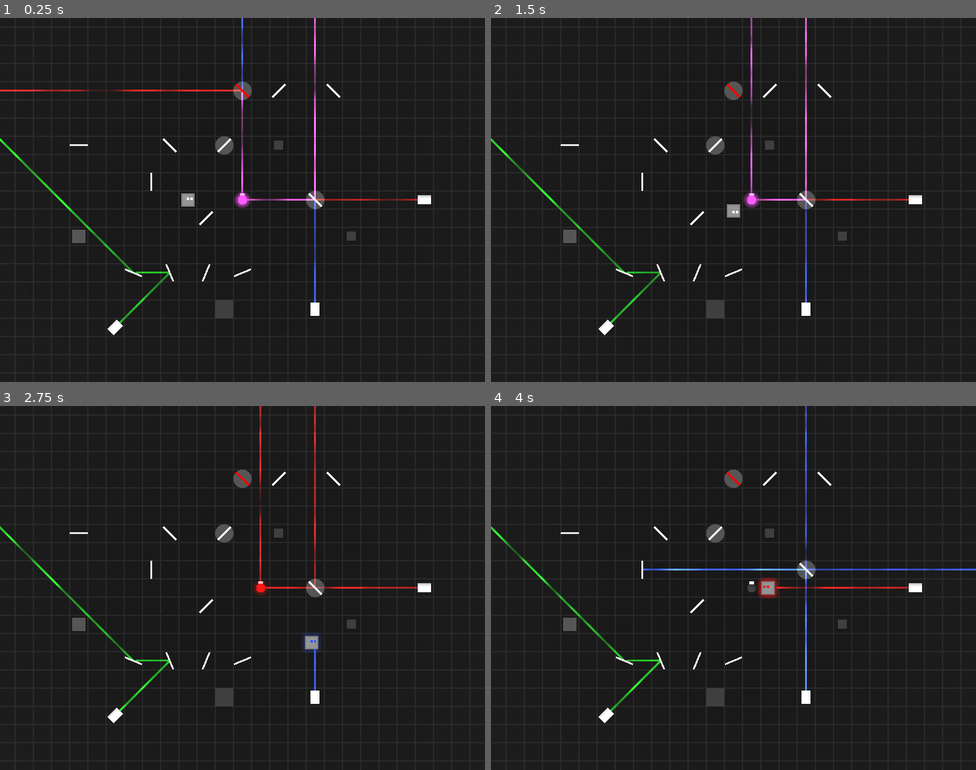
Above: before the commit, frames 1-4 (two rows, left to right).
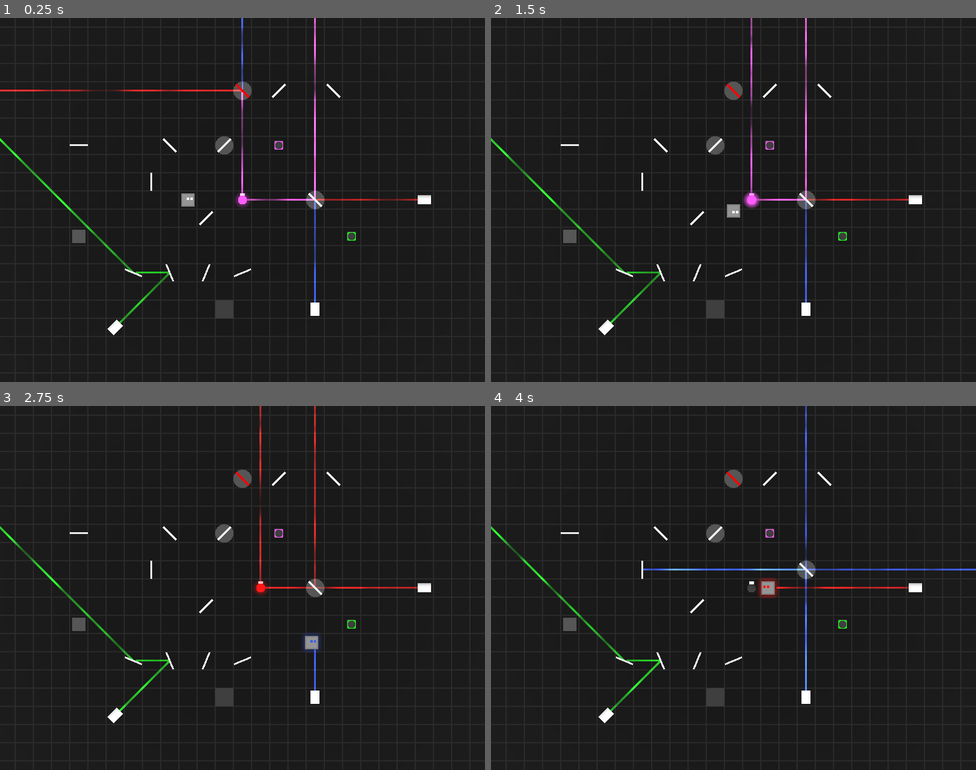
Above: after the commit, the same moments.

Repository: RiverApril/EnergyJam
Game: Godot game, scene res://levels/playground.tscn
The game is run twice, just before and just after one commit, with the same random seed, the same clock (stepped at 60 frames per second) and the same inputs.
Inputs (mouse positions are in pixels of both pictures, inside the frame that each line leads up to):
- Up to frame 1 (0.25 s): no input
- Up to frame 2 (1.5 s): tap Enter at 0.5 s; move the mouse to (840, 181) at 0.52 s; hold D (Right) 0.53-1.28 s; tap Z (Undo) at 0.6, 1.35 s; move the mouse to (636, 218) at 1.27 s; hold S (Down) from 1.28 s (still down)
- Up to frame 3 (2.75 s): move the mouse to (291, 507) at 2.02 s; release S (Down) at 2.03 s; hold D (Right) from 2.03 s (still down); tap Z (Undo) at 2.1 s
- Up to frame 4 (4 s): move the mouse to (709, 660) at 2.77 s; release D (Right) at 2.78 s; hold W (Up) 2.78-3.53 s; tap Z (Undo) at 2.85, 3.6 s; move the mouse to (879, 642) at 3.52 s; hold A (Left) from 3.53 s (still down)

The runs differ from the first frame. In frame 1, less than 0.1% of the frame differs, in the area x 48-74%, y 33-62%; in frame 2, less than 0.1%; in frame 3, less than 0.1%; in frame 4, less than 0.1%.

Commit message:
win checking

Diff:
--- a/levels/level_1.tscn
+++ b/levels/level_1.tscn
@@ -30,5 +30,7 @@
 transform = Transform3D(1, 0, 0, 0, 1, 0, 0, 0, 1, 2, 0, 0)
 
 [node name="Glow Block" parent="." instance=ExtResource("7_a3jam")]
-transform = Transform3D(1, 0, 0, 0, 1, 0, 0, 0, 1, -7, 0, 2)
+transform = Transform3D(1, 0, 0, 0, 1, 0, 0, 0, 1, -6, 0, 2)
 script = null
+metadata/objective_red = true
+metadata/objective_green = false
--- a/levels/playground.tscn
+++ b/levels/playground.tscn
@@ -76,6 +76,9 @@
 
 [node name="Transmit Glow Block" parent="." instance=ExtResource("15_e2xa4")]
 transform = Transform3D(1, 0, 0, 0, 1, 0, 0, 0, 1, 2, 0, -3)
+metadata/objective_red = true
+metadata/objective_green = false
+metadata/objective_blue = true
 
 [node name="Combiner" parent="." instance=ExtResource("10_wea26")]
 metadata/test = Color(0.803287, 0.340827, 1, 1)
--- a/materials/glow.gdshader
+++ b/materials/glow.gdshader
@@ -3,6 +3,7 @@
 uniform vec3 albedo_color : source_color;
 uniform float pulse_speed = 1.0;
 uniform float distance_power = 2; // 2=circle, bigger=more square, infinity=perfect square
+uniform float inner_cut_radius = 0;
 uniform float solid_radius = 0.25;
 uniform float fade_raidus = 0.5;
 uniform float glow_min = 0.5;
@@ -19,9 +20,11 @@
 
 void fragment() {
 	ALBEDO = albedo_color;
-	float fade = (sin(pulse_speed*TIME)+1.0)/2.0+glow_min;
+	float fade = (-cos(pulse_speed*TIME)+1.0)/2.0+glow_min;
 	float dist = distance_func(varying_vertex.x, varying_vertex.z);
-	ALPHA = dist < solid_radius ? 1.0 : fade * (1.0 - dist/fade_raidus);
+	ALPHA = (dist < inner_cut_radius) ? 0.0
+		: ((dist < solid_radius) ? 1.0
+		: fade * (1.0 - dist/fade_raidus));
 }
 
 //void light() {
--- a/materials/glow_circle_material.tres
+++ b/materials/glow_circle_material.tres
@@ -8,6 +8,7 @@
 shader_parameter/albedo_color = Color(0, 0, 1, 1)
 shader_parameter/pulse_speed = 2.0
 shader_parameter/distance_power = 2.0
+shader_parameter/inner_cut_radius = 0.0
 shader_parameter/solid_radius = 0.25
 shader_parameter/fade_raidus = 0.5
 shader_parameter/glow_min = 0.5
--- /dev/null
+++ b/materials/glow_objective_material.tres
@@ -0,0 +1,14 @@
+[gd_resource type="ShaderMaterial" load_steps=2 format=3 uid="uid://w0yc8rfemfgc"]
+
+[ext_resource type="Shader" path="res://materials/glow.gdshader" id="1_aswbr"]
+
+[resource]
+render_priority = 0
+shader = ExtResource("1_aswbr")
+shader_parameter/albedo_color = Color(0, 1, 0, 1)
+shader_parameter/pulse_speed = 0.0
+shader_parameter/distance_power = 4.0
+shader_parameter/inner_cut_radius = 0.188
+shader_parameter/solid_radius = 0.25
+shader_parameter/fade_raidus = 0.0
+shader_parameter/glow_min = 0.0
--- a/materials/glow_squircle_material.tres
+++ b/materials/glow_squircle_material.tres
@@ -8,6 +8,7 @@
 shader_parameter/albedo_color = Color(0, 1, 0, 1)
 shader_parameter/pulse_speed = 2.0
 shader_parameter/distance_power = 4.0
+shader_parameter/inner_cut_radius = 0.0
 shader_parameter/solid_radius = 0.25
 shader_parameter/fade_raidus = 0.5
 shader_parameter/glow_min = 0.5
--- a/materials/player_glow_material.tres
+++ b/materials/player_glow_material.tres
@@ -8,6 +8,7 @@
 shader_parameter/albedo_color = Color(0, 1, 0, 1)
 shader_parameter/pulse_speed = 2.0
 shader_parameter/distance_power = 4.0
+shader_parameter/inner_cut_radius = 0.0
 shader_parameter/solid_radius = 0.375
 shader_parameter/fade_raidus = 0.625
 shader_parameter/glow_min = 0.5
--- a/objects/glow_block.tscn
+++ b/objects/glow_block.tscn
@@ -1,7 +1,8 @@
-[gd_scene load_steps=8 format=3 uid="uid://bnnuj7j4mqu3n"]
+[gd_scene load_steps=10 format=3 uid="uid://bnnuj7j4mqu3n"]
 
 [ext_resource type="Material" uid="uid://bcpx048io8c4u" path="res://materials/off_material.tres" id="2_15nlk"]
 [ext_resource type="Script" path="res://scripts/glow.gd" id="2_iokxy"]
+[ext_resource type="Material" uid="uid://w0yc8rfemfgc" path="res://materials/glow_objective_material.tres" id="3_1c0fs"]
 [ext_resource type="Material" uid="uid://rq3xekywog2m" path="res://materials/glow_squircle_material.tres" id="3_43ibw"]
 [ext_resource type="Script" path="res://scripts/movable.gd" id="4_agwwu"]
 
@@ -16,9 +17,16 @@
 material = ExtResource("3_43ibw")
 size = Vector3(1.5, 1.5, 1.5)
 
+[sub_resource type="BoxMesh" id="BoxMesh_sdq0u"]
+material = ExtResource("3_1c0fs")
+size = Vector3(1.5, 1.5, 1.5)
+
 [node name="Glow Block" type="StaticBody3D"]
 collision_layer = 3
 script = ExtResource("4_agwwu")
+metadata/objective_red = false
+metadata/objective_green = true
+metadata/objective_blue = false
 
 [node name="CollisionShape3D" type="CollisionShape3D" parent="."]
 shape = SubResource("BoxShape3D_prb83")
@@ -29,7 +37,12 @@
 [node name="GlowMesh" type="MeshInstance3D" parent="."]
 mesh = SubResource("BoxMesh_3ixml")
 
-[node name="Glow" type="Node" parent="." node_paths=PackedStringArray("base_mesh_instance", "glow_mesh_instance")]
+[node name="ObjectiveMesh" type="MeshInstance3D" parent="."]
+transform = Transform3D(1, 0, 0, 0, 1, 0, 0, 0, 1, 0, 0.5, 0)
+mesh = SubResource("BoxMesh_sdq0u")
+
+[node name="Glow" type="Node" parent="." node_paths=PackedStringArray("base_mesh_instance", "glow_mesh_instance", "objective_mesh_instance")]
 script = ExtResource("2_iokxy")
 base_mesh_instance = NodePath("../MeshInstance3D")
 glow_mesh_instance = NodePath("../GlowMesh")
+objective_mesh_instance = NodePath("../ObjectiveMesh")
--- a/objects/transmit_glow_block.tscn
+++ b/objects/transmit_glow_block.tscn
@@ -1,9 +1,10 @@
-[gd_scene load_steps=9 format=3 uid="uid://c38gfk35326dg"]
+[gd_scene load_steps=11 format=3 uid="uid://c38gfk35326dg"]
 
 [ext_resource type="Script" path="res://scripts/movable.gd" id="1_ksb0o"]
 [ext_resource type="Material" uid="uid://bcpx048io8c4u" path="res://materials/off_material.tres" id="2_01101"]
 [ext_resource type="Material" uid="uid://rq3xekywog2m" path="res://materials/glow_squircle_material.tres" id="3_11jae"]
 [ext_resource type="Script" path="res://scripts/glow.gd" id="3_ws7wy"]
+[ext_resource type="Material" uid="uid://w0yc8rfemfgc" path="res://materials/glow_objective_material.tres" id="4_ugd47"]
 [ext_resource type="Script" path="res://scripts/transmit.gd" id="5_lp1r7"]
 
 [sub_resource type="BoxShape3D" id="BoxShape3D_prb83"]
@@ -17,9 +18,16 @@
 material = ExtResource("3_11jae")
 size = Vector3(1.5, 1.5, 1.5)
 
+[sub_resource type="BoxMesh" id="BoxMesh_kd88f"]
+material = ExtResource("4_ugd47")
+size = Vector3(1.5, 1.5, 1.5)
+
 [node name="Transmit Glow Block" type="StaticBody3D"]
 collision_layer = 3
 script = ExtResource("1_ksb0o")
+metadata/objective_red = false
+metadata/objective_green = true
+metadata/objective_blue = false
 
 [node name="CollisionShape3D" type="CollisionShape3D" parent="."]
 shape = SubResource("BoxShape3D_prb83")
@@ -30,10 +38,15 @@
 [node name="GlowMesh" type="MeshInstance3D" parent="."]
 mesh = SubResource("BoxMesh_1wh4b")
 
-[node name="Glow" type="Node" parent="." node_paths=PackedStringArray("base_mesh_instance", "glow_mesh_instance")]
+[node name="ObjectiveMesh" type="MeshInstance3D" parent="."]
+transform = Transform3D(1, 0, 0, 0, 1, 0, 0, 0, 1, 0, 0.5, 0)
+mesh = SubResource("BoxMesh_kd88f")
+
+[node name="Glow" type="Node" parent="." node_paths=PackedStringArray("base_mesh_instance", "glow_mesh_instance", "objective_mesh_instance")]
 script = ExtResource("3_ws7wy")
 base_mesh_instance = NodePath("../MeshInstance3D")
 glow_mesh_instance = NodePath("../GlowMesh")
+objective_mesh_instance = NodePath("../ObjectiveMesh")
 
 [node name="Transmit" type="Node" parent="."]
 script = ExtResource("5_lp1r7")
--- a/objects/world_nodes.tscn
+++ b/objects/world_nodes.tscn
@@ -1,8 +1,7 @@
-[gd_scene load_steps=9 format=3 uid="uid://buxx8bxc0y6a8"]
+[gd_scene load_steps=8 format=3 uid="uid://buxx8bxc0y6a8"]
 
 [ext_resource type="Texture2D" uid="uid://bqjdlry475jdq" path="res://textures/bg.png" id="1_nlcip"]
-[ext_resource type="Script" path="res://scripts/level_control.gd" id="2_ssoik"]
-[ext_resource type="Resource" uid="uid://dw5wupcbeelw1" path="res://datas/all_levels.tres" id="3_1c1fy"]
+[ext_resource type="Script" path="res://scripts/win_condition.gd" id="4_h5x6f"]
 
 [sub_resource type="ProceduralSkyMaterial" id="ProceduralSkyMaterial_jq2it"]
 sky_top_color = Color(0.655778, 0.765712, 1, 1)
@@ -45,8 +44,5 @@
 mesh = SubResource("PlaneMesh_ce01x")
 skeleton = NodePath("../..")
 
-[node name="LevelControl" type="Node" parent="."]
-script = ExtResource("2_ssoik")
-all_levels = ExtResource("3_1c1fy")
-
 [node name="WinCondition" type="Node" parent="."]
+script = ExtResource("4_h5x6f")
--- a/project.godot
+++ b/project.godot
@@ -17,9 +17,10 @@
 
 [autoload]
 
-EventBus="*res://scripts/event_bus.gd"
-Globals="*res://scripts/globals.gd"
-HistoryBuffer="*res://scripts/history_buffer.gd"
+Globals="*res://scripts/singletons/globals.gd"
+EventBus="*res://scripts/singletons/event_bus.gd"
+HistoryBuffer="*res://scripts/singletons/history_buffer.gd"
+LevelControl="*res://scripts/singletons/level_control.gd"
 
 [display]
 
--- a/scripts/glow.gd
+++ b/scripts/glow.gd
@@ -4,9 +4,12 @@
 
 @export var base_mesh_instance: MeshInstance3D
 @export var glow_mesh_instance: MeshInstance3D
+@export var objective_mesh_instance: MeshInstance3D
 
 var colored_glow_material: ShaderMaterial
 var current_RGB: int = 0
+var objective_RGB: int = 0
+var has_objective: bool = false
 
 const TURN_OFF_TIME = 0.01
 var timer = 0.0
@@ -15,12 +18,25 @@
 
 func _ready():
 	EventBus.something_moved_signal.connect(on_something_moved_signal)
-	print(get_parent().name)
-	print(glow_mesh_instance)
+	# print(get_parent().name)
+	# print(glow_mesh_instance)
 	colored_glow_material = glow_mesh_instance.get_active_material(0).duplicate()
 	glow_mesh_instance.material_override = colored_glow_material
 	glow_mesh_instance.visible = false
 	base_mesh_instance.visible = true
+
+	var parent = get_parent()
+	objective_RGB = (0b100 if parent.get_meta("objective_red", false) else 0)\
+		| (0b010 if parent.get_meta("objective_green", false) else 0)\
+		| (0b001 if parent.get_meta("objective_blue", false) else 0)
+
+	has_objective = parent.has_meta("objective_red") or parent.has_meta("objective_green") or parent.has_meta("objective_blue");
+
+	if has_objective:
+		var colored_objective_material = objective_mesh_instance.get_active_material(0).duplicate()
+		objective_mesh_instance.material_override = colored_objective_material
+		colored_objective_material.set_shader_parameter("albedo_color", Globals.laser_display_colors[objective_RGB])
+
 
 	if has_node("Emitter"):
 		emitter_child = get_node("Emitter")
@@ -54,3 +70,6 @@
 		# print(current_RGB)
 		emitter_child.beam_rgb = current_RGB
 		emitter_child.needs_update = true
+
+func is_objective_met():
+	return current_RGB == objective_RGB
--- a/scripts/level_control.gd
+++ b/scripts/singletons/level_control.gd
@@ -1,6 +1,9 @@
 extends Node
 
-@export var all_levels: AllLevels
+var all_levels: AllLevels
+
+func _ready():
+	all_levels = load("res://datas/all_levels.tres")
 
 func _input(event):
 
--- /dev/null
+++ b/scripts/win_condition.gd
@@ -0,0 +1,56 @@
+extends Node
+
+var all_glows: Array
+
+var win_check_timer: float = 0.0
+const WIN_CHECK_DELAY: float = 0.1
+
+func _ready() -> void:
+	EventBus.something_moved_signal.connect(on_something_moved_signal)
+
+	all_glows = Array()
+	var root = find_root(self)
+	find_all_glows(root, all_glows)
+
+func _process(delta: float):
+	if win_check_timer > 0.0:
+		win_check_timer -= delta
+	elif win_check_timer < 0.0:
+		win_check_timer = 0.0
+		check_win()
+
+func find_all_glows(node: Node, nodes: Array):
+	# print(node.name)
+	if node is Glow:
+		nodes.push_back(node)
+	for child in node.get_children():
+		find_all_glows(child, nodes)
+
+func find_root(node: Node) -> Node:
+	var parent = node.get_parent()
+	if parent == null:
+		return node
+	return find_root(parent)
+
+func on_something_moved_signal():
+	win_check_timer = WIN_CHECK_DELAY
+
+func check_win():
+	if are_all_objectives_met():
+		win()
+
+func win():
+	# todo, make a transition or something
+	LevelControl.go_to_next_level()
+
+
+func are_all_objectives_met() -> bool:
+	if all_glows.size() == 0:
+		return false
+
+	for glow: Glow in all_glows:
+		if glow.has_objective:
+			# print(glow.objective_RGB, " == ", glow.current_RGB, " ?")
+			if !glow.is_objective_met():
+				return false
+	return true
Renamed: scripts/event_bus.gd -> scripts/singletons/event_bus.gd
Renamed: scripts/globals.gd -> scripts/singletons/globals.gd
Renamed: scripts/history_buffer.gd -> scripts/singletons/history_buffer.gd
